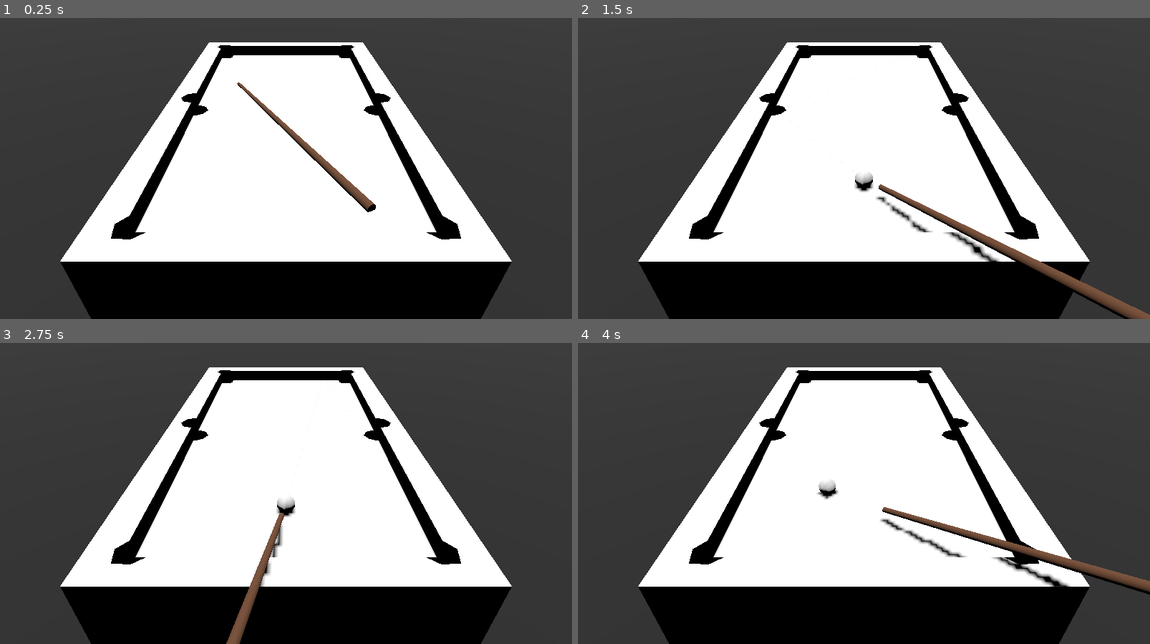
Above: before the commit, frames 1-4 (two rows, left to right).
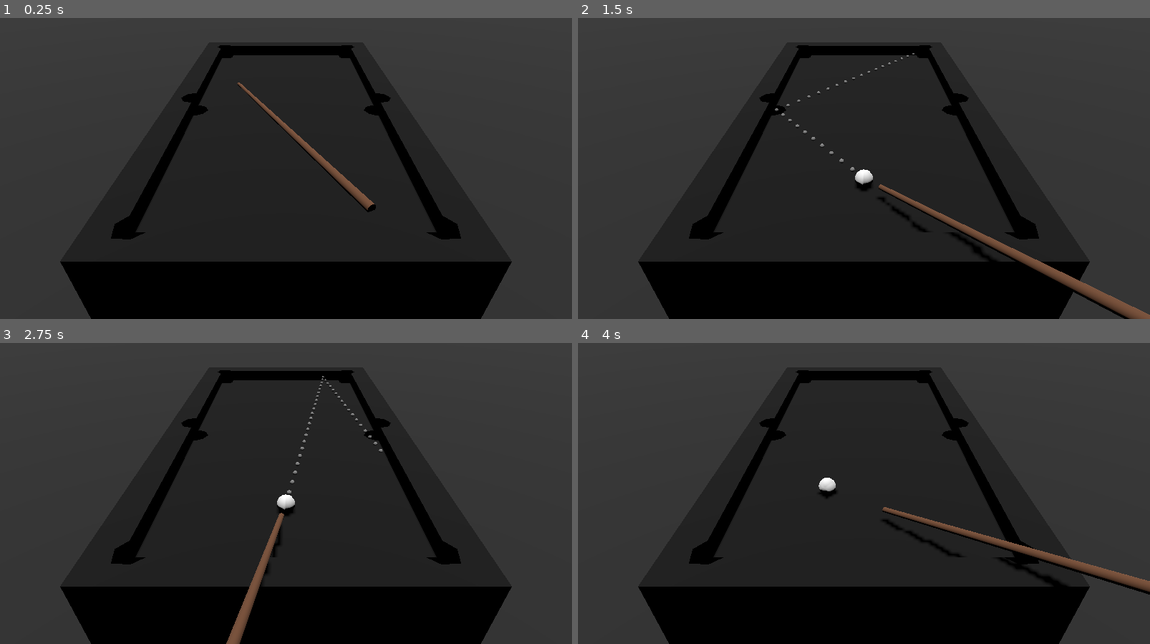
Above: after the commit, the same moments.

Repository: SaraLunaDev/LevelUp_GameJam_JSGS
Game: Godot game, scene res://Scenes/Debug/prueba_rebotes.tscn
Two runs of this game, one before a commit and one after it. Both use one fixed random seed, a clock stepped at 60 frames per second and the inputs below. The project has no main scene, so this scene is started directly.
Inputs (mouse positions are in pixels of both pictures, inside the frame that each line leads up to):
- Up to frame 1 (0.25 s): no input
- Up to frame 2 (1.5 s): tap Enter at 0.5 s; move the mouse to (989, 141) at 0.52 s; click (989, 141) at 0.67 s; tap Space at 1.25 s; move the mouse to (749, 174) at 1.27 s; hold S from 1.28 s (still down)
- Up to frame 3 (2.75 s): move the mouse to (343, 412) at 2.02 s; release S at 2.03 s
- Up to frame 4 (4 s): move the mouse to (835, 547) at 2.77 s; click (835, 547) at 2.92 s; move the mouse to (1035, 532) at 3.52 s; hold S from 3.53 s (still down)

The runs differ from the first frame. In frame 1, 34% of the frame differs, in the area x 10-90%, y 8-81%; in frame 2, 34%; in frame 3, 35%; in frame 4, 34%.

Commit message:
No se que ha cambiado la vd

Diff:
--- a/Models/mesa_billar.tscn
+++ b/Models/mesa_billar.tscn
@@ -34,6 +34,9 @@
 blend_shape_mode = 0
 shadow_mesh = SubResource("ArrayMesh_4axwl")
 
+[sub_resource type="StandardMaterial3D" id="StandardMaterial3D_rotjg"]
+albedo_color = Color(0.0646965, 0.0646965, 0.0646965, 1)
+
 [node name="Cube_001" type="MeshInstance3D"]
 mesh = SubResource("ArrayMesh_bj4hd")
-skeleton = NodePath("")
+surface_material_override/0 = SubResource("StandardMaterial3D_rotjg")
--- a/Scripts/Palo/palo.gd
+++ b/Scripts/Palo/palo.gd
@@ -21,13 +21,13 @@
 @export var distancia_entre_bolas: float = 0.2
 @export var tamaño_bolas_trayectoria: float = 0.05
 @export var color_bolas: Color = Color.WHITE
-@export var transparencia_bolas: float = .02
+@export var transparencia_bolas: float = .5
 @export var numero_rebotes: int = 1
 
 @export_group("Lanzamiento")
 @export var velocidad_lanzamiento: float = 2
 @export var tiempo_retorno_palo = 0.1
-@export var potencia_maxima: float = 3.0
+@export var potencia_maxima: float = 2.5
 
 # Internas
 var bola_blanca_instance: RigidBody3D
Not shown, changed: Models/billarScene_mesaBillarUVs.png.import
Not shown, changed: Models/billarScene_poolStickUVs.png.import
Not shown: 1 places in Models/mesa_billar.tscn that only renumber resources
